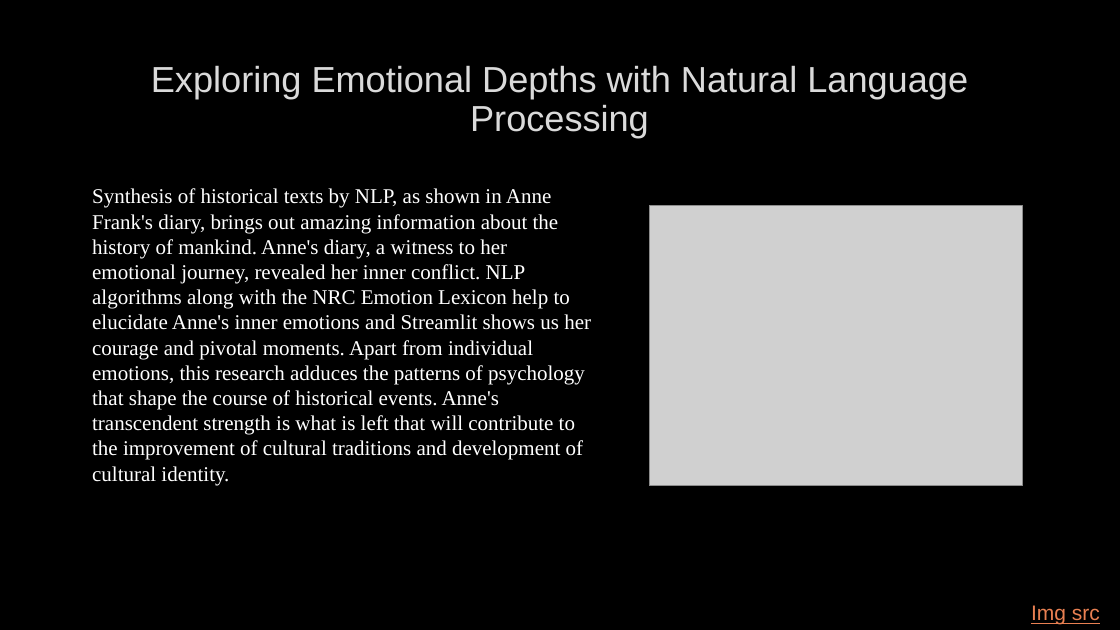
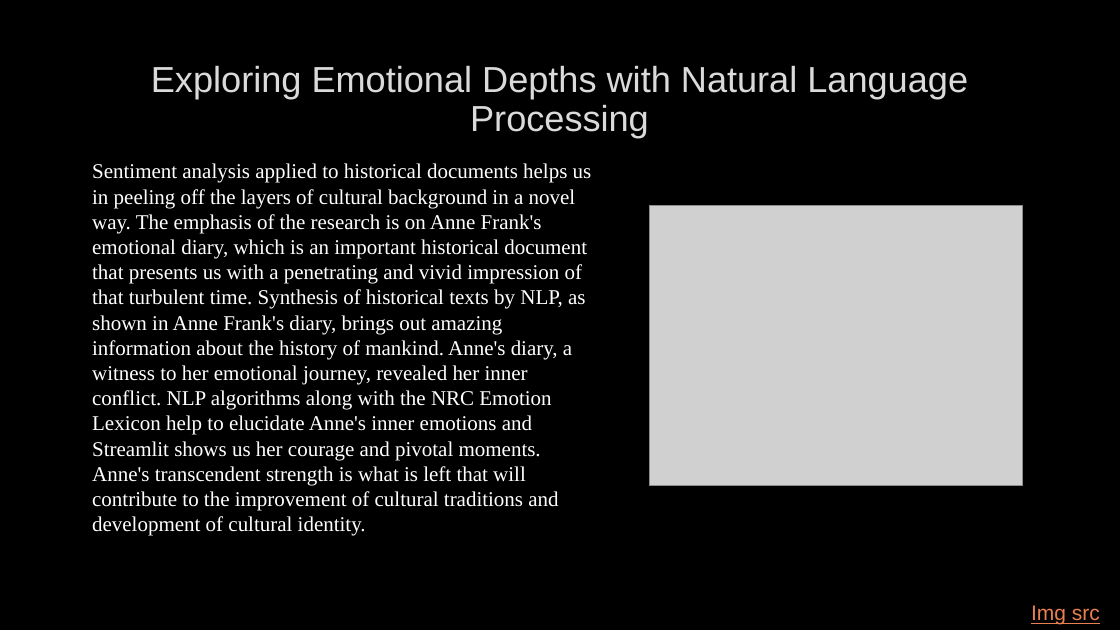
Before and after one commit to SmitaPable/SentimentalAnalysisofAnneFrank, a slide deck: slide 2 of Sentiment analysis of historical text.pptx. Drawn at 1120x630 pixels with LibreOffice and Linux fonts; fonts in the diff are those of the drawing; grey boxes stand for pictures; background and template pictures are left out. Boxes give left, top, right and bottom in pixels: in the first picture for what was removed or moved away, otherwise in the second. Text is boxed around its words. In the diff, an @@ line names an element or a change of style, - is before the commit and + after.

```diff
--- a/Sentiment analysis of historical text.pptx
+++ b/Sentiment analysis of historical text.pptx
@@ text at (92, 163, 592, 536): text changed @@
-Synthesis of historical texts by NLP, as shown in Anne Frank's diary, brings out amazing information about the history of mankind. Anne's diary, a witness to her emotional journey, revealed her inner conflict. NLP algorithms along with the NRC Emotion Lexicon help to elucidate Anne's inner emotions and Streamlit shows us her courage and pivotal moments. Apart from individual emotions, this research adduces the patterns of psychology that shape the course of historical events. Anne's transcendent strength is what is left that will contribute to the improvement of cultural traditions and development of cultural identity.
+Sentiment analysis applied to historical documents helps us in peeling off the layers of cultural background in a novel way. The emphasis of the research is on Anne Frank's emotional diary, which is an important historical document that presents us with a penetrating and vivid impression of that turbulent time. Synthesis of historical texts by NLP, as shown in Anne Frank's diary, brings out amazing information about the history of mankind. Anne's diary, a witness to her emotional journey, revealed her inner conflict. NLP algorithms along with the NRC Emotion Lexicon help to elucidate Anne's inner emotions and Streamlit shows us her courage and pivotal moments. Anne's transcendent strength is what is left that will contribute to the improvement of cultural traditions and development of cultural identity.
```
Also in this commit, not shown: 2 other slides changed.
